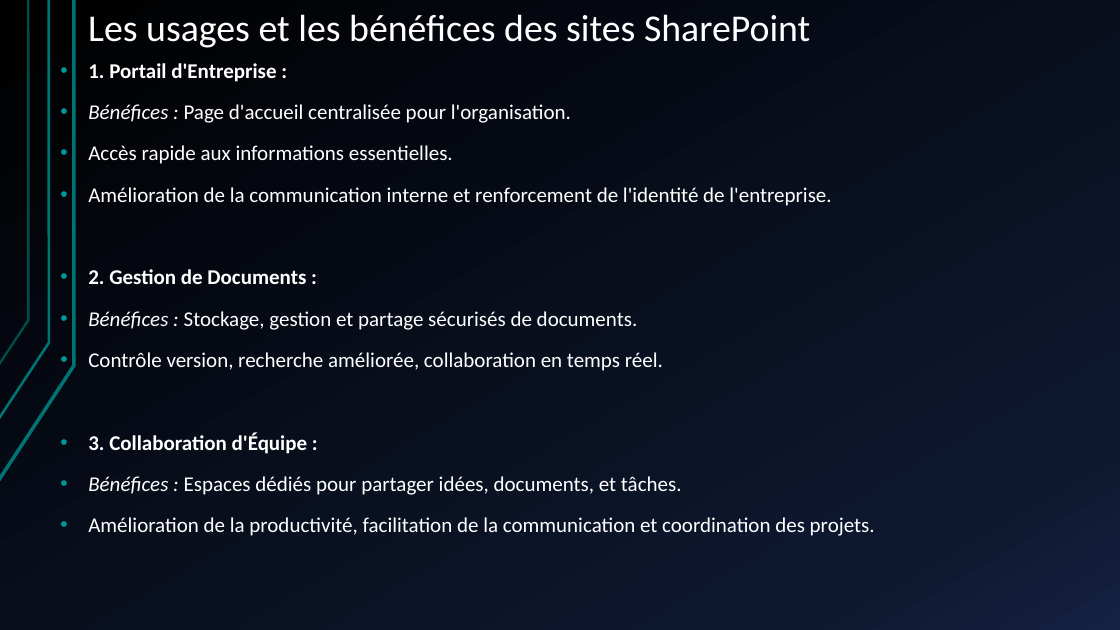
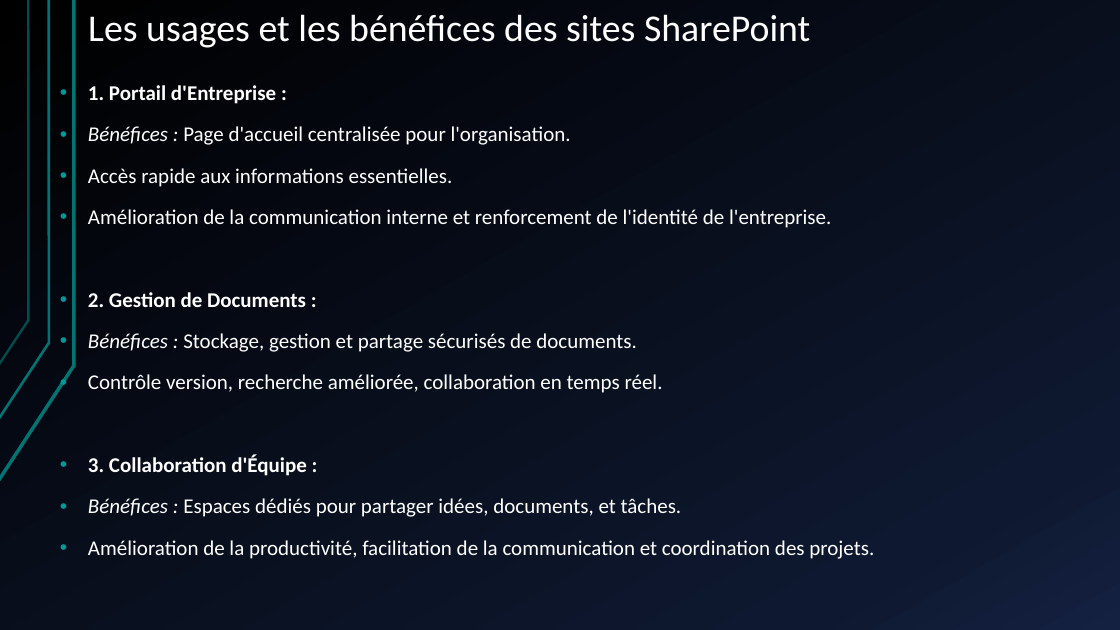
Before and after one commit to JojoTech-IT/Formation, a slide deck: slide 11 of Formation - installation, configuration et sécurisation de sharepoint.pptx (slide 10 before the commit). Drawn at 1120x630 pixels with LibreOffice and Linux fonts; fonts in the diff are those of the drawing. Boxes give left, top, right and bottom in pixels: in the first picture for what was removed or moved away, otherwise in the second. Text is boxed around its words. In the diff, an @@ line names an element or a change of style, - is before the commit and + after.

Commit message:
ajout procedure install et prsentation sharepoint edit 01/02/2024

```diff
--- a/Formation - installation, configuration et sécurisation de sharepoint.pptx
+++ b/Formation - installation, configuration et sécurisation de sharepoint.pptx
@@ text "1. Portail d'Entreprise :": place and size @@
-text "1. Portail d'Entreprise :" at (88, 63, 875, 536)
+text "1. Portail d'Entreprise :" at (88, 85, 874, 559)
@@ text "1. Portail d'Entreprise :" at (88, 85, 874, 559): alignment left to justified @@
```
Also in this commit, not shown: 10 other slides changed, 12 slides added, 4 slides removed, 1 other file.
